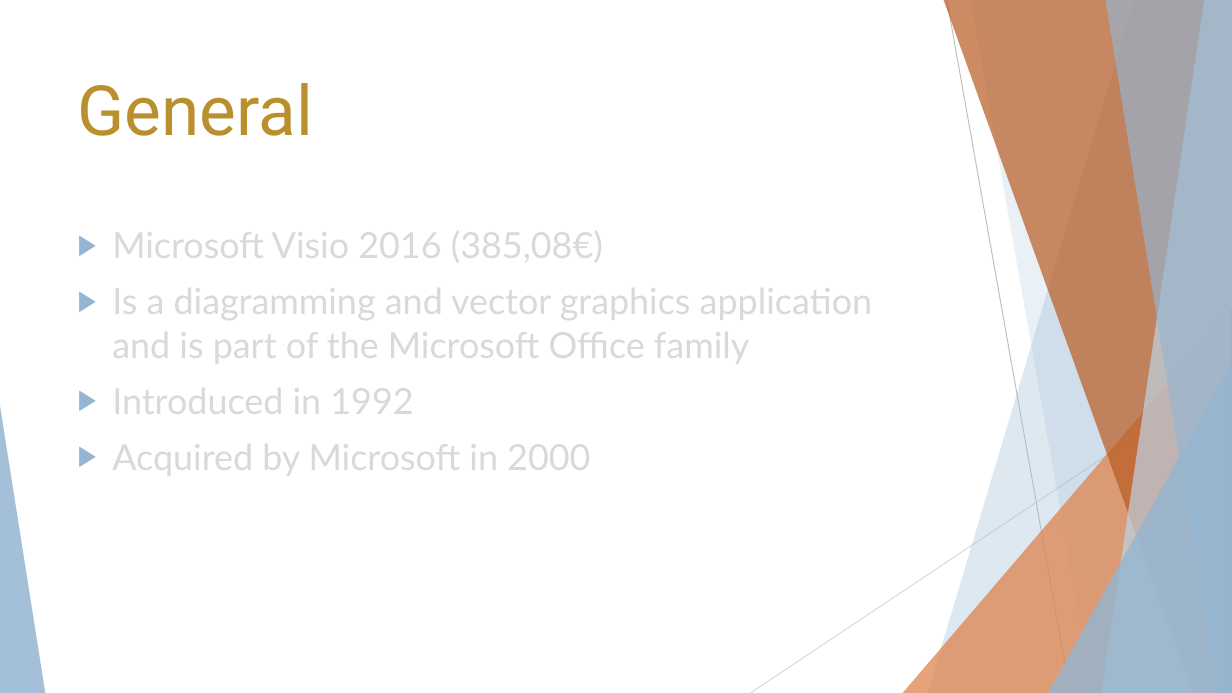
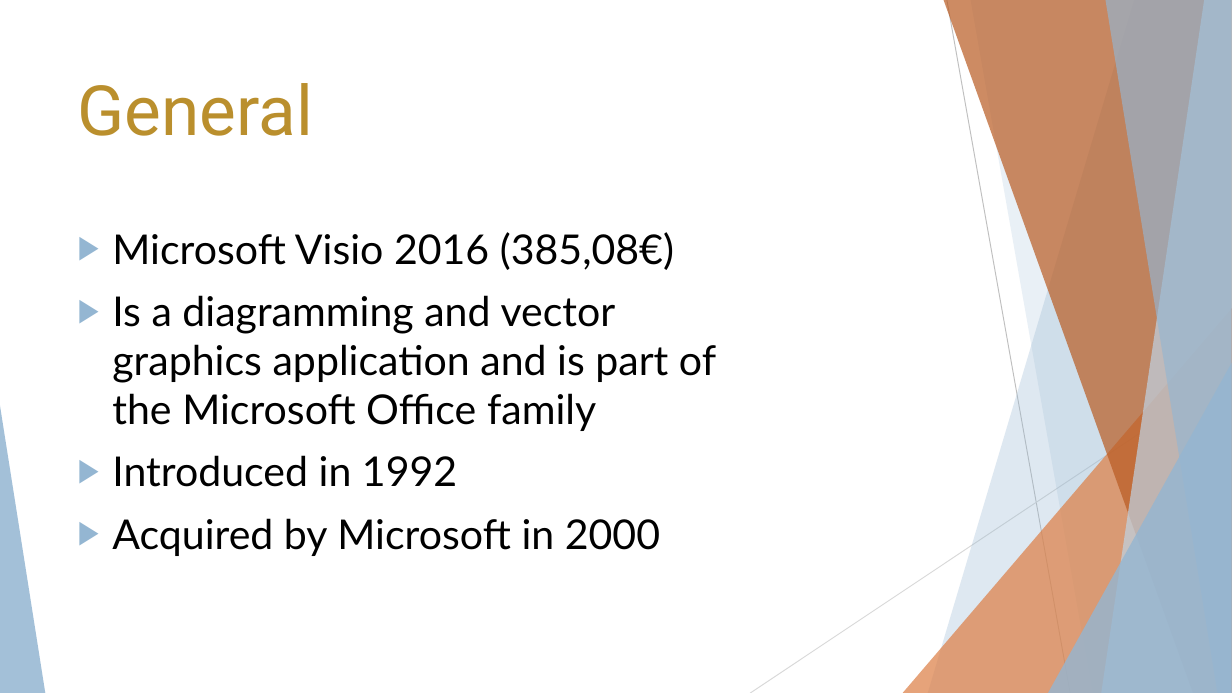
Before and after one commit to ArtelsmairAlexander/INSY_ER-Tools_Evaluation_Visio, a slide deck: slide 4 of Peyrer_Artelsmair_Visio.pptx. Drawn at 1232x693 pixels with LibreOffice and Linux fonts; fonts in the diff are those of the drawing. Boxes give left, top, right and bottom in pixels: in the first picture for what was removed or moved away, otherwise in the second. Text is boxed around its words. In the diff, an @@ line names an element or a change of style, - is before the commit and + after.

```diff
--- a/Peyrer_Artelsmair_Visio.pptx
+++ b/Peyrer_Artelsmair_Visio.pptx
@@ text "Microsoft Visio 2016 (385,08€)" at [112, 232, 716, 556]: size 28 to 32 pt, text colour #D9D9D9 to #000000 @@
```
Also in this commit, not shown: 6 other slides changed.
